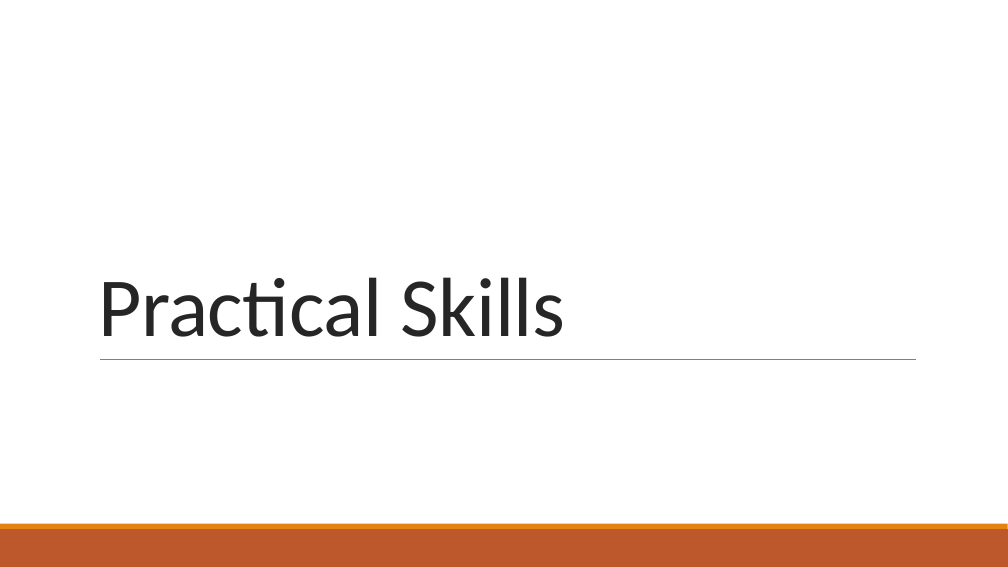
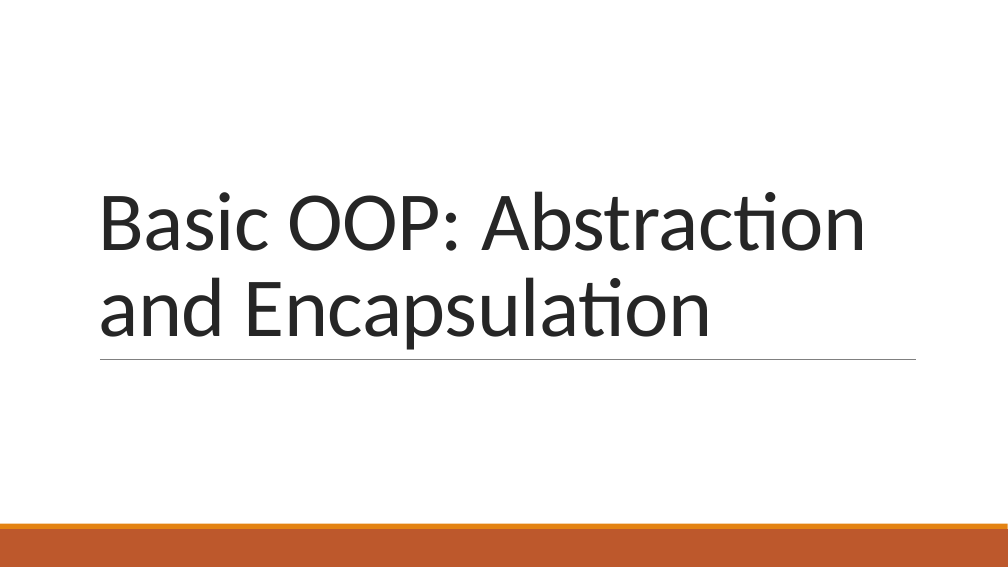
Before and after one commit to Troy-Web-Consulting/twc-training-oop-fundamentals, a slide deck: slide 2 of presentation.pptx. Drawn at 1008x567 pixels with LibreOffice and Linux fonts; fonts in the diff are those of the drawing. Boxes give left, top, right and bottom in pixels: in the first picture for what was removed or moved away, otherwise in the second. Text is boxed around its words. In the diff, an @@ line names an element or a change of style, - is before the commit and + after.

```diff
--- a/presentation.pptx
+++ b/presentation.pptx
@@ title at (x1=98, y1=191, x2=867, y2=350): text changed @@
-Practical Skills
+Basic OOP: Abstraction and Encapsulation
```
Also in this commit, not shown: 11 other slides changed, 1 slide added, 1 slide removed, 10 other files.
